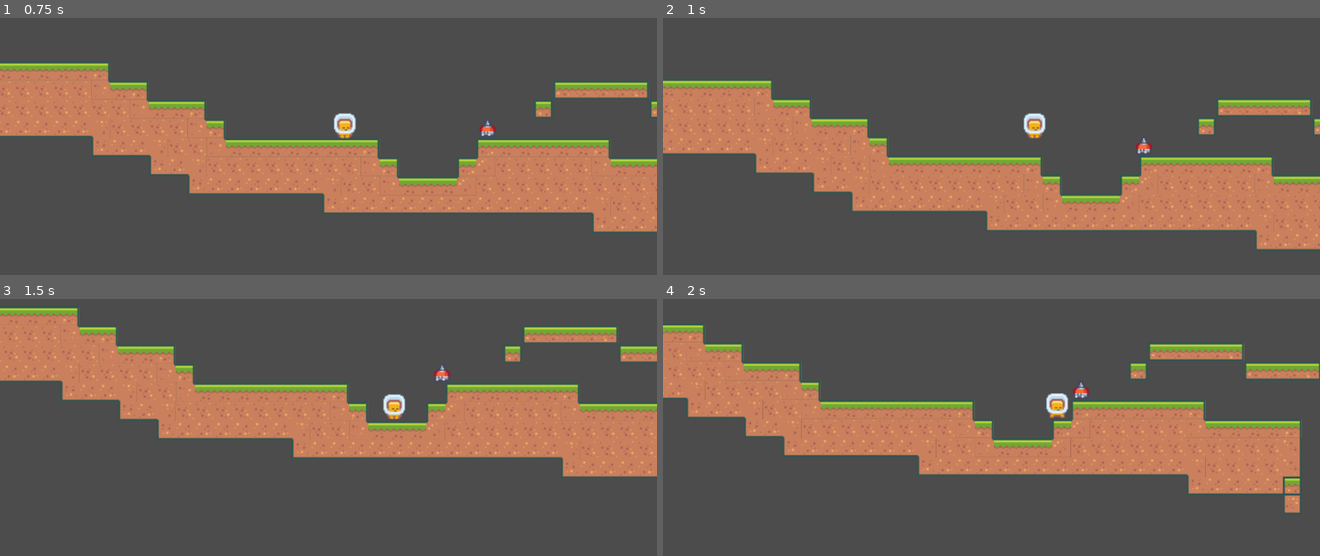
Above: before the commit, frames 1-4 (two rows, left to right).
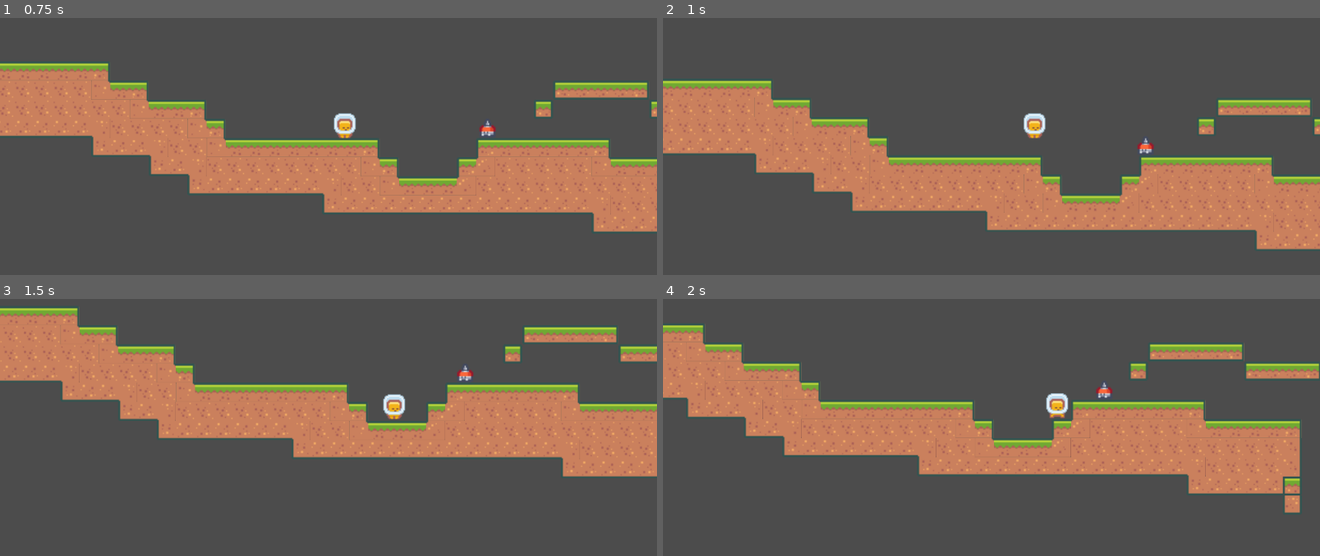
Above: after the commit, the same moments.

Repository: ikenton/LvlWorkshop
Game: Godot game, scene res://Scenes/Platform.tscn
Same seed, same stepped clock (60 frames per second), same inputs: the game is played once before the commit and once after it. This scene is started directly instead of the project's main scene.
Inputs:
- Up to frame 1 (0.75 s): tap Enter at 0.5 s; hold D (move_right) from 0.53 s (still down)
- Up to frame 2 (1 s): keep holding D (move_right); tap Space (jump) at 0.77 s
- Up to frame 3 (1.5 s): keep holding D (move_right)
- Up to frame 4 (2 s): keep holding D (move_right); tap Space (jump) at 1.52 s

Frame 1 is identical in both runs. In frame 2, less than 0.1% of the frame differs, in the area x 72-75%, y 46-53%; in frame 3, 0.2%; in frame 4, 0.2%, in the area x 62-69%, y 32-39%.

Commit message:
enemy no longer clips edge

Diff:
--- a/Scenes/enemy.gd
+++ b/Scenes/enemy.gd
@@ -3,11 +3,12 @@
 var direction = Vector2.RIGHT
 var velocity = Vector2.ZERO
 
-onready var ledgeCheck: = $LedgeCheck
+onready var ledgeCheckRight: = $LedgeCheckRight
+onready var ledgeCheckLeft = $LedgeCheckLeft
 
 func _physics_process(delta):
 	var found_wall = is_on_wall() # detects bumping into a wall
-	var found_ledge = not ledgeCheck.is_colliding()
+	var found_ledge = not ledgeCheckRight.is_colliding() or not ledgeCheckLeft.is_colliding()
 	if found_wall or found_ledge:
 		direction *= -1
 	velocity = direction * 25
--- a/Scenes/enemy.tscn
+++ b/Scenes/enemy.tscn
@@ -26,7 +26,12 @@
 position = Vector2( -0.5, 6.5 )
 shape = SubResource( 1 )
 
-[node name="LedgeCheck" type="RayCast2D" parent="."]
+[node name="LedgeCheckRight" type="RayCast2D" parent="."]
 position = Vector2( 5, 11 )
 enabled = true
 cast_to = Vector2( 0, 3 )
+
+[node name="LedgeCheckLeft" type="RayCast2D" parent="."]
+position = Vector2( -6, 11 )
+enabled = true
+cast_to = Vector2( 0, 3 )
